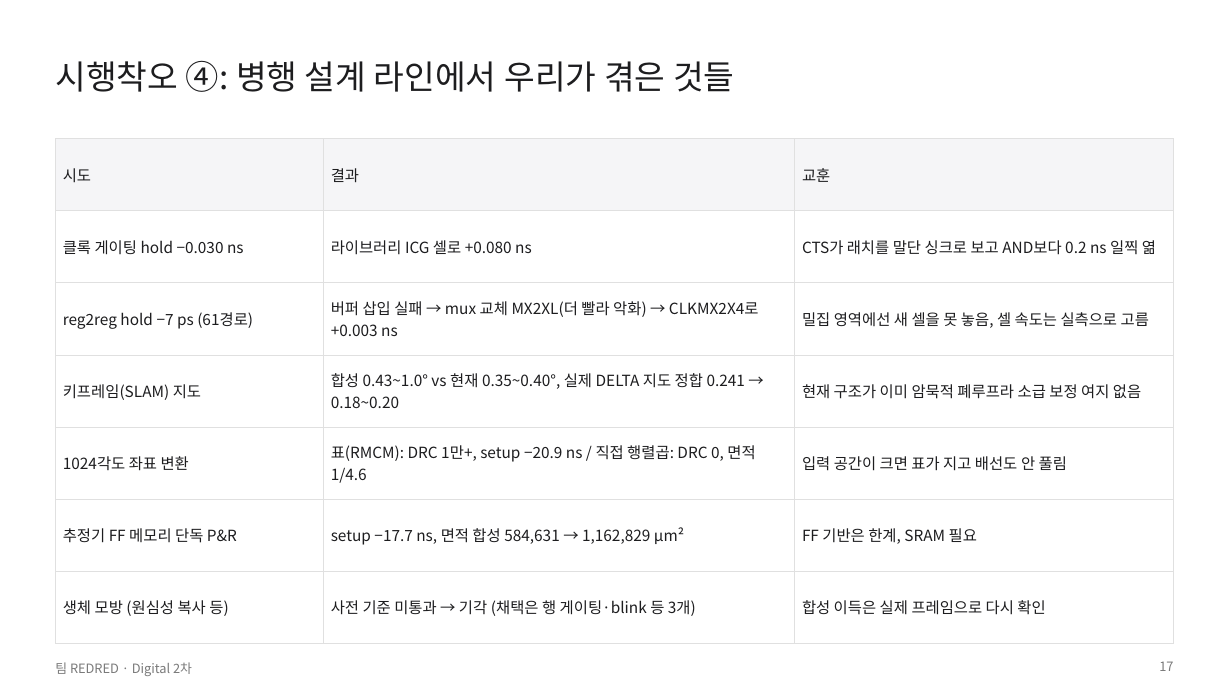
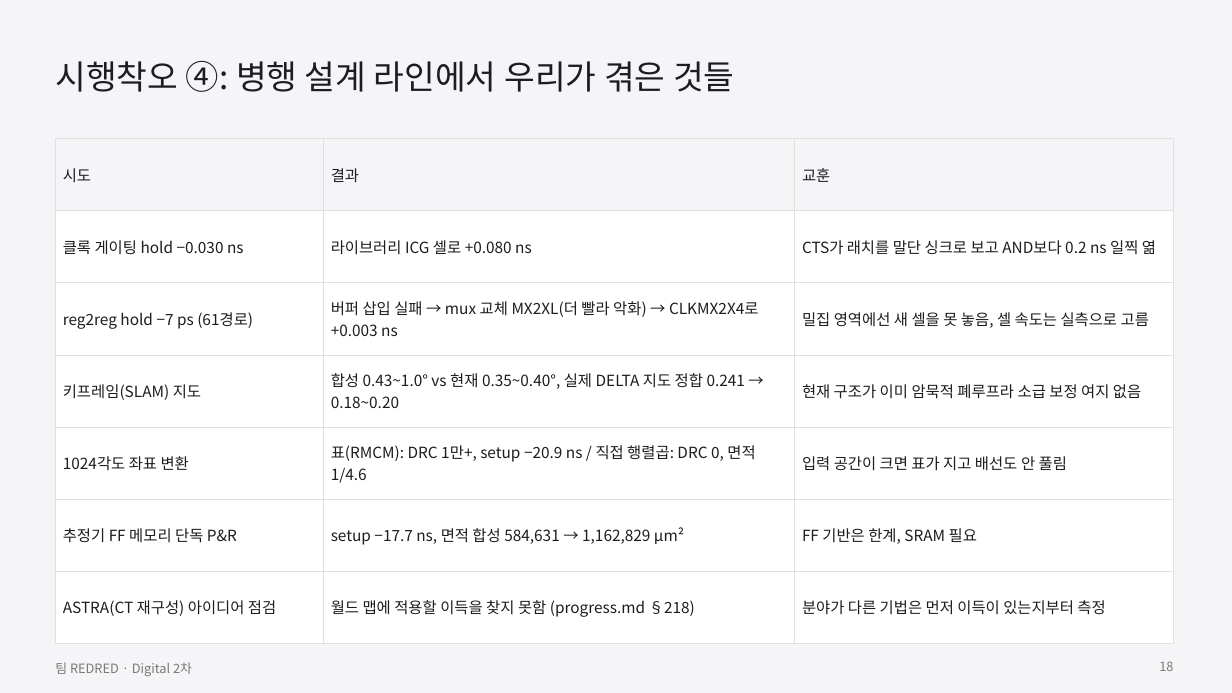
Before and after one commit to GangHeeJo/AI-SEMI, a slide deck: slide 18 of submission/REDRED_2차_발표자료_칩S.pptx (slide 17 before the commit). Drawn at 1232x693 pixels with LibreOffice and Linux fonts; fonts in the diff are those of the drawing. Boxes give left, top, right and bottom in pixels: in the first picture for what was removed or moved away, otherwise in the second. Text is boxed around its words. In the diff, an @@ line names an element or a change of style, - is before the commit and + after.

```diff
--- a/submission/REDRED_2차_발표자료_칩S.pptx
+++ b/submission/REDRED_2차_발표자료_칩S.pptx
@@ background #FFFFFF to #F5F5F7 @@
@@ table at (55,139,1174,621) @@
-row 7: 생체 모방 (원심성 복사 등) | 사전 기준 미통과 → 기각 (채택은 행 게이팅·blink 등 3개) | 합성 이득은 실제 프레임으로 다시 확인
+row 7: ASTRA(CT 재구성) 아이디어 점검 | 월드 맵에 적용할 이득을 찾지 못함 (progress.md §218) | 분야가 다른 기법은 먼저 이득이 있는지부터 측정
@@ page number at (1159,661,1173,671): text changed @@
-17
+18
```
Also in this commit, not shown: 12 other slides changed, 2 slides added, 2 slides removed, 3 other files.
